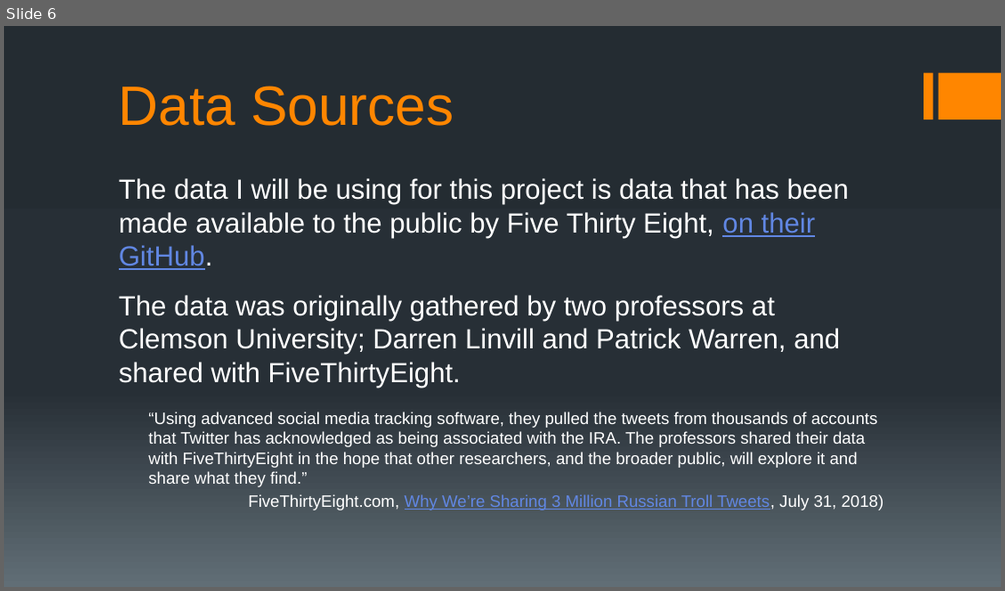
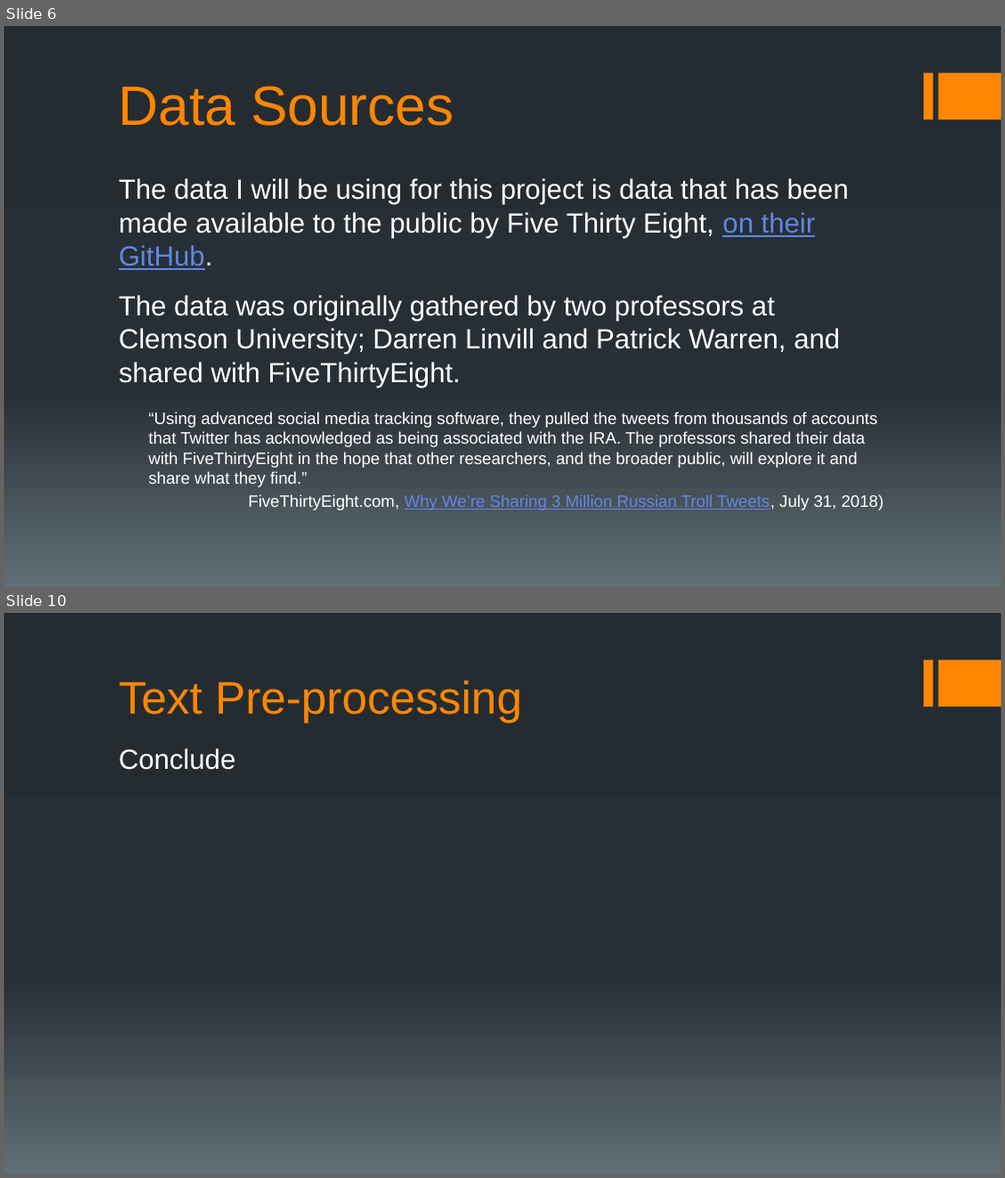
Before and after one commit to chudzikr/Capstone2, a slide deck: reports/Capstone2_Final_Report_Pres.pptx. Shown one above the other, each under a label of ours: slide 6 before the commit, slides 6 and 10 after it; the slides between them are not shown. The pictures are 1005x591 and 1005x1178 pixels, drawn with LibreOffice and Linux fonts; fonts in the diff are those of the drawing. Boxes give left, top, right and bottom in pixels: in the first picture for what was removed or moved away, otherwise in the second. Text is boxed around its words. In the diff, an @@ line names an element or a change of style, - is before the commit and + after.

Commit message:
text edits

```diff
--- a/reports/Capstone2_Final_Report_Pres.pptx
+++ b/reports/Capstone2_Final_Report_Pres.pptx
@@ slide 10 added at (4, 613, 1001, 1174), background gradient #242C33 to #273037 to #636D76; not listed: 2 template elements that a slide beside it also shows @@
@@ title added at (119, 680, 522, 722), 33 pt, text #FF8600 @@
+Text Pre-processing
@@ text added at (119, 748, 236, 770), 20 pt, text #FFFFFF @@
+Conclude
```
Also in this commit, not shown: 2 slides changed, 9 other slides added, 1 slide removed, 1 other file.
